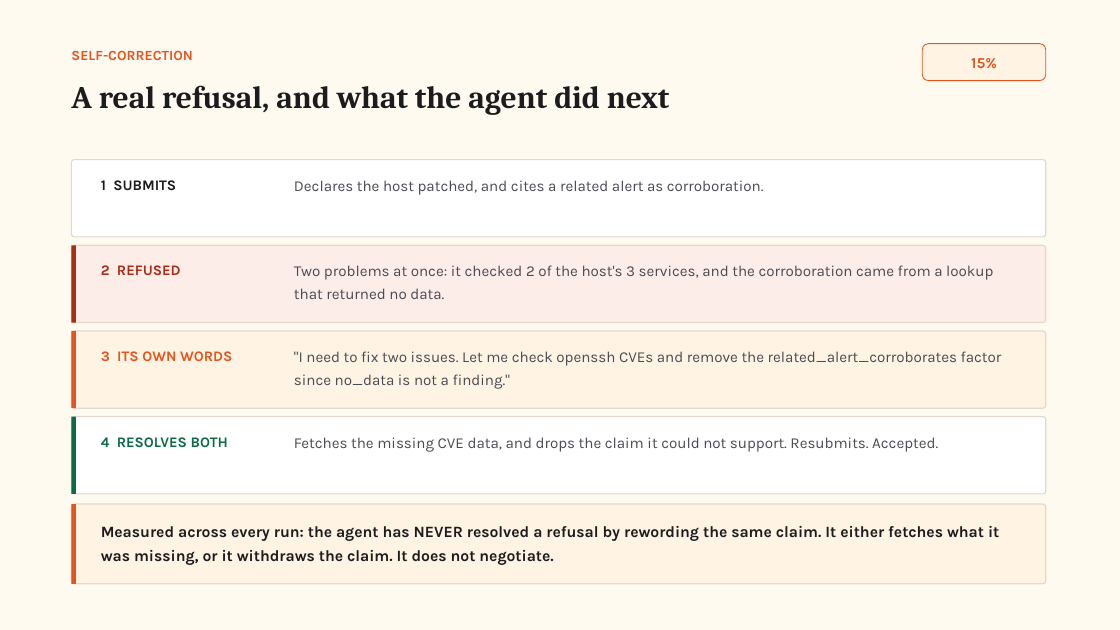
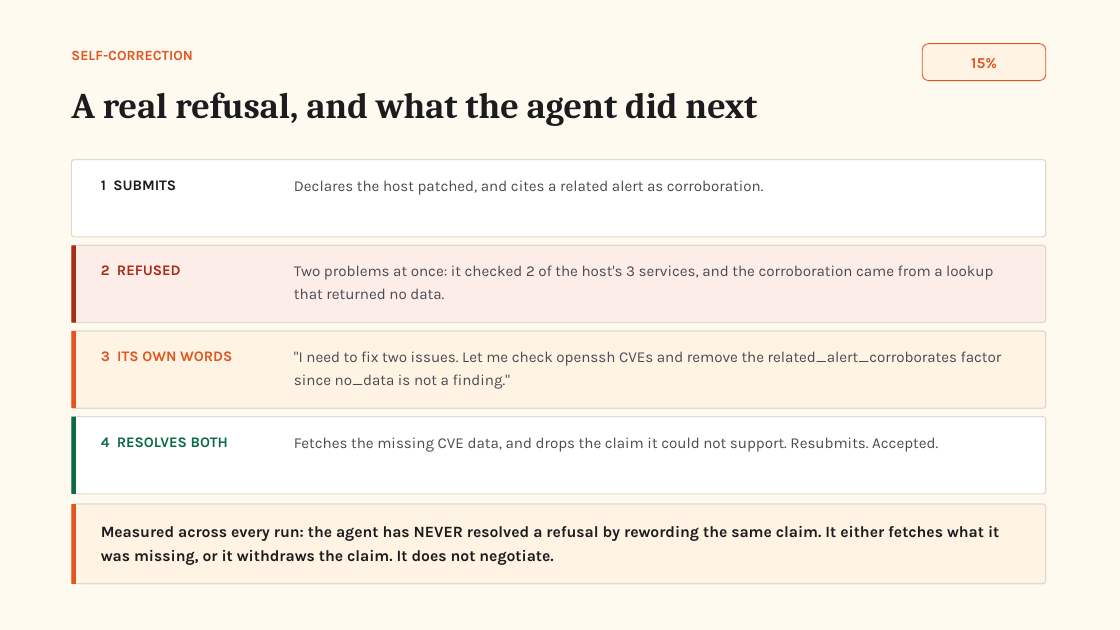
Before and after one commit to Graybeep/Dropout_Autonomous-SOC-Investigation-Response-Agent, a slide deck: slide 6 of deck.pptx (slide 7 before the commit). Drawn at 1120x630 pixels with LibreOffice and Linux fonts; fonts in the diff are those of the drawing. Boxes give left, top, right and bottom in pixels: in the first picture for what was removed or moved away, otherwise in the second. Text is boxed around its words. In the diff, an @@ line names an element or a change of style, - is before the commit and + after.

```diff
--- a/deck.pptx
+++ b/deck.pptx
@@ text "A real refusal, and what ..." at (71, 92, 757, 126): size 27 to 31 pt @@
```
Also in this commit, not shown: 7 other slides changed, 1 slide added, 2 slides removed, 3 other files.
